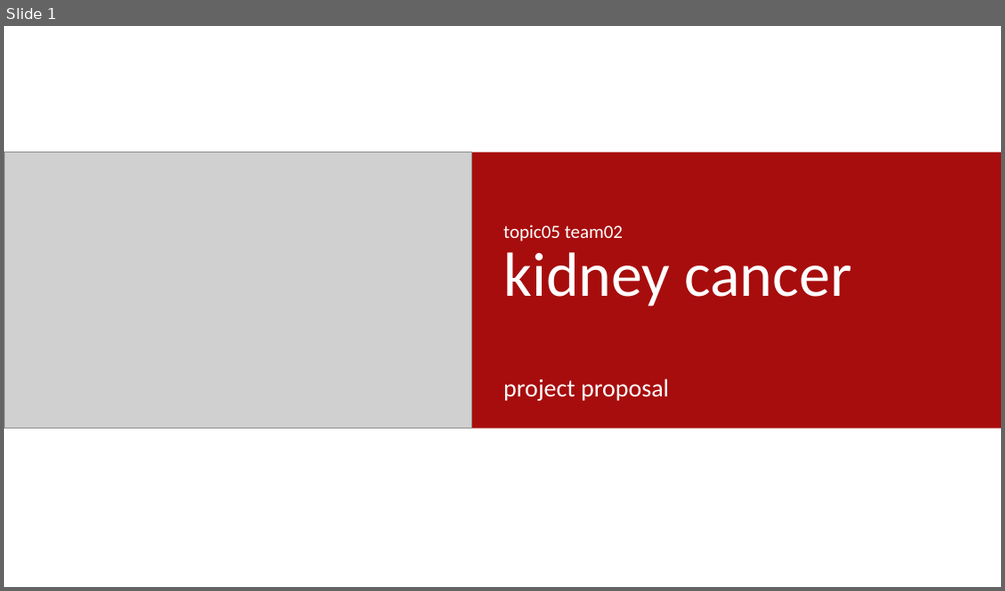
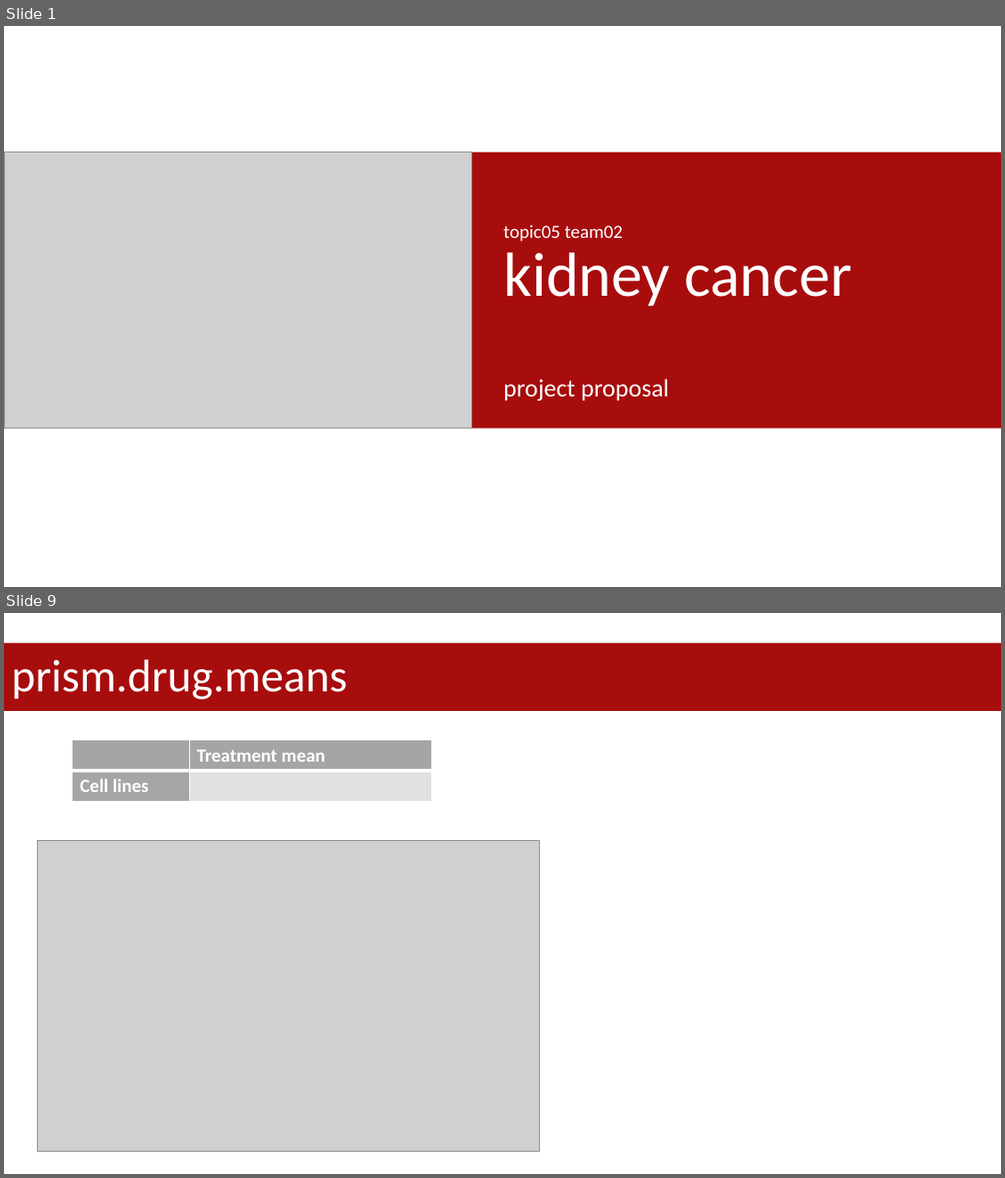
Before and after one commit to datascience-mobi-2023/topic05_team02, a slide deck: project proposal.pptx. Shown one above the other, each under a label of ours: slide 1 before the commit, slides 1 and 9 after it; the slides between them are not shown. The pictures are 1005x591 and 1005x1178 pixels, drawn with LibreOffice and Linux fonts; fonts in the diff are those of the drawing; grey boxes stand for pictures. Boxes give left, top, right and bottom in pixels: in the first picture for what was removed or moved away, otherwise in the second. Text is boxed around its words. In the diff, an @@ line names an element or a change of style, - is before the commit and + after.

```diff
--- a/project proposal.pptx
+++ b/project proposal.pptx
@@ slide 9 added at (4, 613, 1001, 1174), background #FFFFFF @@
@@ title added at (4, 643, 1001, 711), fill #A70D0D, 44 pt, text #FFFFFF @@
+prism.drug.means
@@ table added at (73, 740, 432, 801), 2 rows, 2 columns @@
+ | Treatment mean
+Cell lines | 
@@ picture added at (38, 840, 540, 1151) @@
```
Also in this commit, not shown: 2 slides changed, 9 other slides added, 1 other file.
